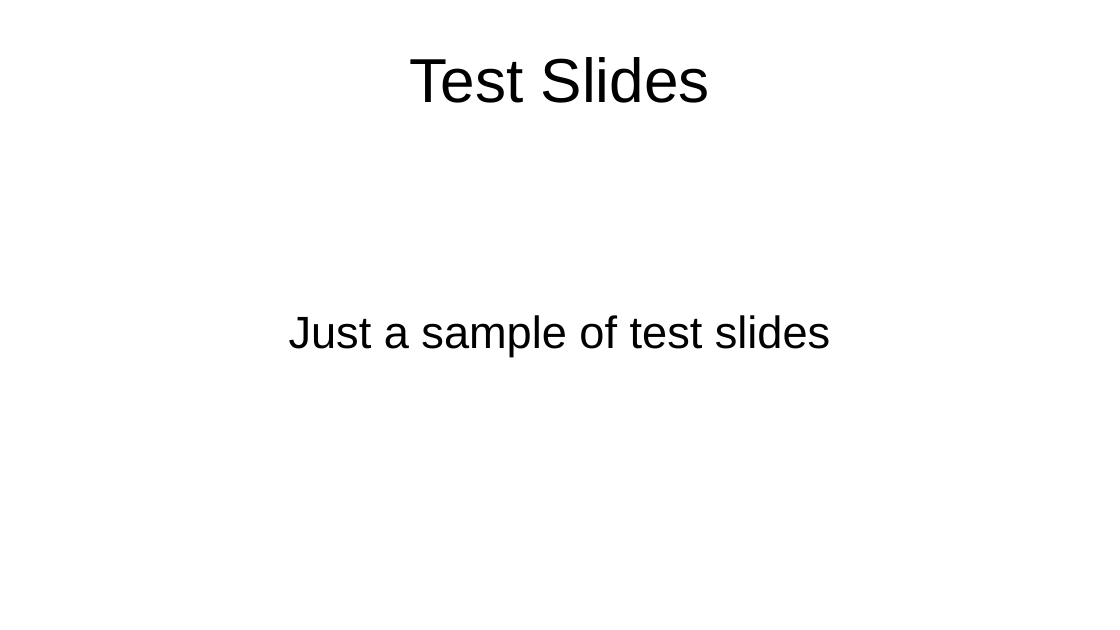
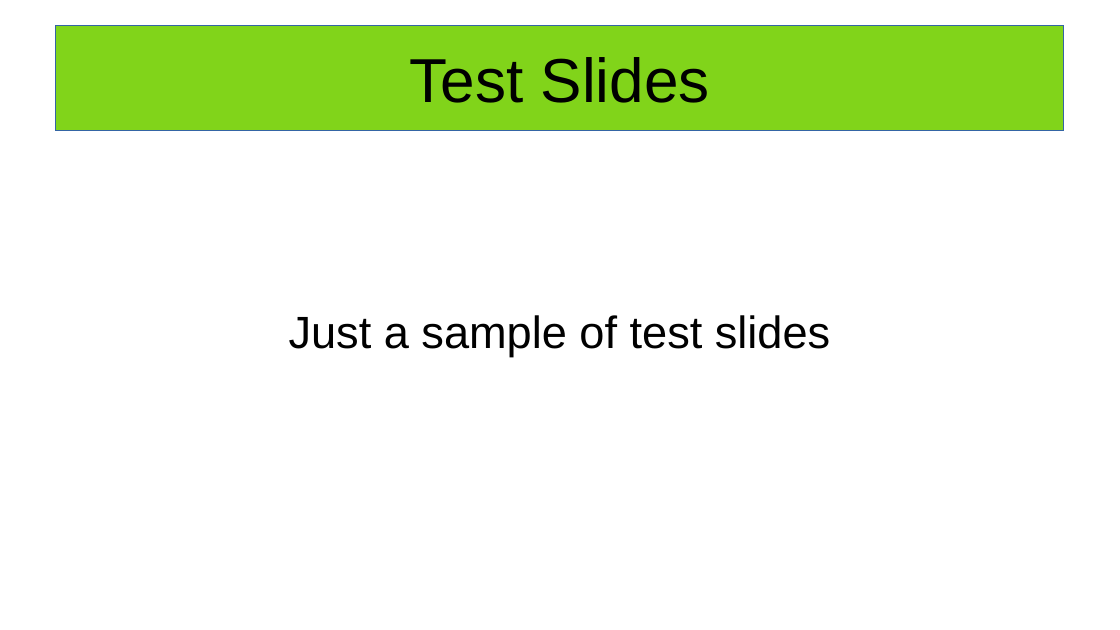
Before and after one commit to mrjacob241/LibeRustOffice-Slides, a slide deck: slide 1 of sample_docs/test_slides.odp. Drawn at 1120x630 pixels with LibreOffice and Linux fonts; fonts in the diff are those of the drawing. Boxes give left, top, right and bottom in pixels: in the first picture for what was removed or moved away, otherwise in the second. Text is boxed around its words. In the diff, an @@ line names an element or a change of style, - is before the commit and + after.

```diff
--- a/sample_docs/test_slides.odp
+++ b/sample_docs/test_slides.odp
@@ title "Test Slides": place and size @@
-title "Test Slides" at (410,57,710,103)
+title "Test Slides" at (56,25,1064,131)
@@ title "Test Slides" at (56,25,1064,131): fill none to #81D41A; outline none to #3465A4 0 pt @@
```
Also in this commit, not shown: 5 other files.
